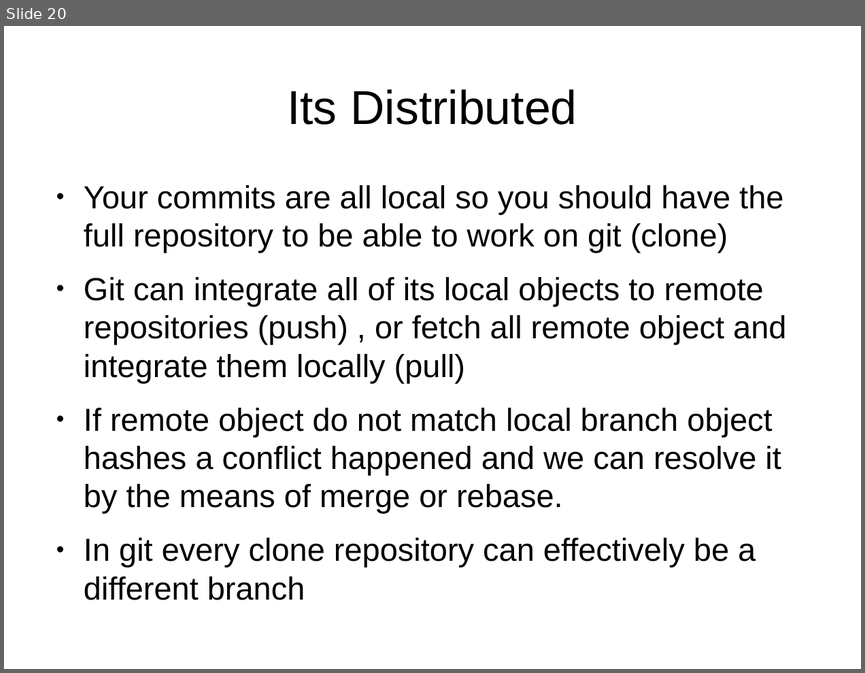
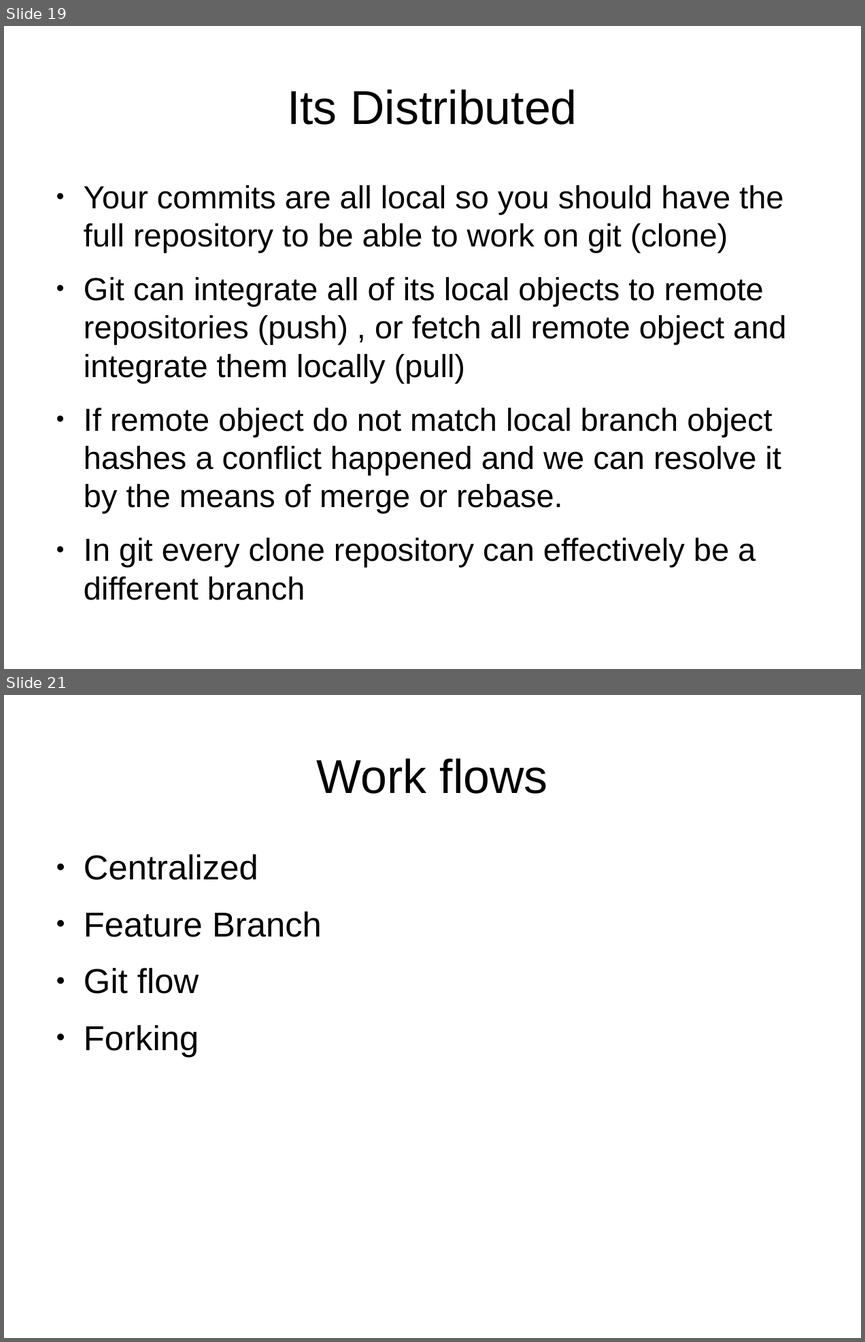
Before and after one commit to aminhjz-old/learngitthehardway, a slide deck: learngitthehardway.odp. Shown one above the other, each under a label of ours: slide 20 before the commit, slides 19 and 21 after it; the slides between them are not shown. The pictures are 865x673 and 865x1342 pixels, drawn with LibreOffice and Linux fonts; fonts in the diff are those of the drawing. Boxes give left, top, right and bottom in pixels: in the first picture for what was removed or moved away, otherwise in the second. Text is boxed around its words. In the diff, an @@ line names an element or a change of style, - is before the commit and + after.

Commit message:
adding git flow slides

```diff
--- a/learngitthehardway.odp
+++ b/learngitthehardway.odp
@@ slide 21 added at (x1=4, y1=695, x2=861, y2=1338), background #FFFFFF @@
@@ title added at (x1=317, y1=758, x2=548, y2=794), 44 pt, text #000000 @@
+Work flows
@@ text added at (x1=84, y1=854, x2=322, y2=1057), 32 pt, text #000000 @@
+● Centralized
+● Feature Branch
+● Git flow
+● Forking
@@ what was slide 20 is now slide 19 @@
```
Also in this commit, not shown: 6 slides changed, 6 other slides added, 2 slides removed, 4 other files.
